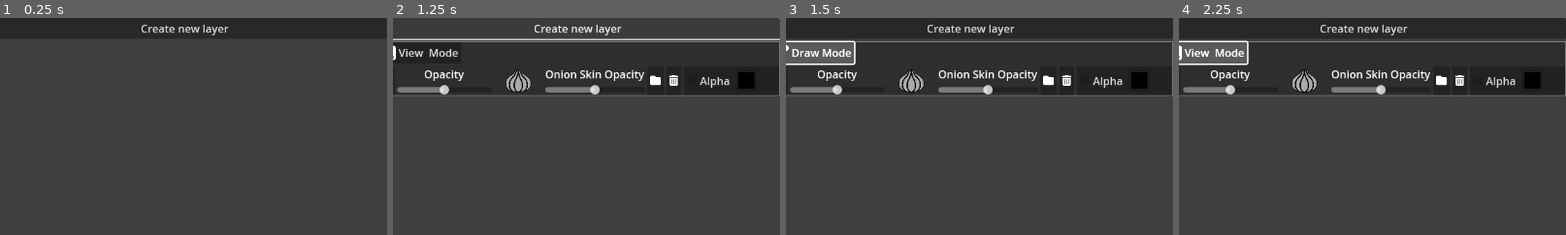
Above: before the commit, frames 1-4 (left to right).
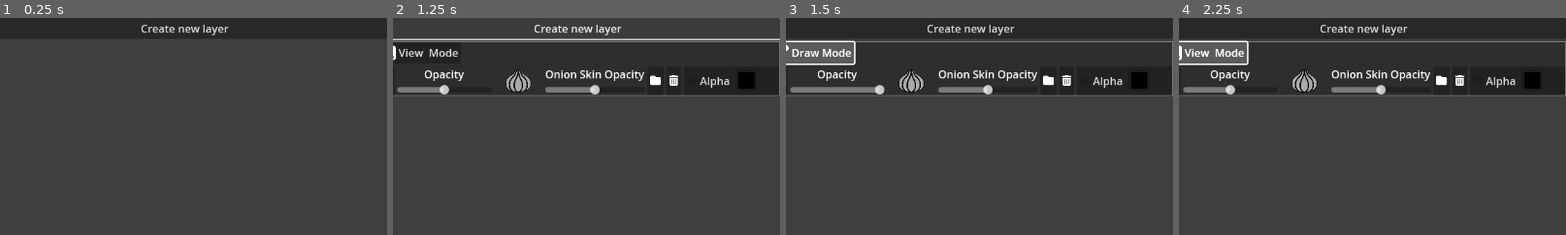
Above: after the commit, the same moments.

Repository: NectoT/GodotLayeredSlideshows
Game: Godot game, scene res://scenes/App.tscn
Same seed, same stepped clock (60 frames per second), same inputs: the game is played once before the commit and once after it.
Inputs:
- Up to frame 1 (0.25 s): no input
- Up to frame 2 (1.25 s): click "Create new layer" at 0.5 s
- Up to frame 3 (1.5 s): click "View Mode" at 1.25 s
- Up to frame 4 (2.25 s): click "Draw Mode" at 2 s
The pictures show only the part of the screen within x 50-100%, y 0-50%; the shares and areas given below are measured in that part.

Frames 1-2 are identical in both runs. In frame 3, 0.4% of the frame differs, in the area x 12-26%, y 30-36%; in frame 4, nothing differs.

Commit message:
Некоторые настройки слоя отдельны для разных режимов

Diff:
--- a/scenes/LayerConfig.tscn
+++ b/scenes/LayerConfig.tscn
@@ -25,7 +25,7 @@
 shader = ExtResource("2_k3qlg")
 shader_parameter/additional_brightness = 0.0
 
-[node name="LayerConfig" type="PanelContainer" node_paths=PackedStringArray("file_dialog", "visibility_button")]
+[node name="LayerConfig" type="PanelContainer" node_paths=PackedStringArray("file_dialog", "visibility_button", "opacity_slider", "onion_skin_button", "onion_skin_opacity_slider")]
 custom_minimum_size = Vector2(0, 50)
 offset_right = 423.0
 offset_bottom = 50.0
@@ -33,6 +33,9 @@
 script = ExtResource("1_ttgk4")
 file_dialog = NodePath("VBoxContainer/LowerSettings/DirectoryButton/FileDialog")
 visibility_button = NodePath("VBoxContainer/LowerSettings/VisibilityButton")
+opacity_slider = NodePath("VBoxContainer/LowerSettings/OpacityContainer/OpacitySlider")
+onion_skin_button = NodePath("VBoxContainer/LowerSettings/OnionButton")
+onion_skin_opacity_slider = NodePath("VBoxContainer/LowerSettings/OnionOpacityContainer/OnionOpacitySlider")
 
 [node name="VBoxContainer" type="VBoxContainer" parent="."]
 layout_mode = 2
--- a/ui/layer_settings.gd
+++ b/ui/layer_settings.gd
@@ -1,4 +1,9 @@
 class_name LayerConfig extends Control
+
+class ModeSettings:
+	var onion_skin_enabled = false
+	var onion_skin_opacity = 0.5
+	var opacity = 0.5
 
 signal layer_display_deleted
 signal layer_soloed
@@ -6,17 +11,40 @@
 @export var file_dialog: FileDialog
 @export var visibility_button: ToggleButton
 
-var layer: Layer
+@export var opacity_slider: HSlider
+@export var onion_skin_button: ToggleButton
+@export var onion_skin_opacity_slider: HSlider
+
+var layer: Layer:
+	set(value):
+		layer = value
+		if layer.mode == Layer.Mode.DRAW:
+			current_settings = draw_settings
+		else:
+			current_settings = view_settings
+
+var view_settings = ModeSettings.new()
+var draw_settings = ModeSettings.new()
+var current_settings = view_settings:
+	set(value):
+		current_settings = value
+		if layer != null:
+			_apply_settings(layer, value)
+			_sync_ui_with_settings(value)
 
 func _ready() -> void:
 	file_dialog.dir_selected.connect(_on_directory_selected)
+	draw_settings.opacity = 1
+	_sync_ui_with_settings(current_settings)
 
 
 func _on_opacity_slider_changed(value: float):
+	current_settings.opacity = value
 	layer.opacity = value
 
 
 func _on_onion_opacity_slider_changed(value: float):
+	current_settings.onion_skin_opacity = value
 	layer.onion_skin_opacity_step = 1 - value
 
 
@@ -29,6 +57,7 @@
 
 
 func _on_onion_button_toggled():
+	current_settings.onion_skin_enabled = !current_settings.onion_skin_enabled
 	layer.onion_skin_enabled = !layer.onion_skin_enabled
 
 
@@ -57,8 +86,24 @@
 func _on_mode_button_pressed():
 	if layer.mode == Layer.Mode.DRAW:
 		layer.mode = Layer.Mode.VIEW
+		current_settings = view_settings
 	else:
 		layer.mode = Layer.Mode.DRAW
+		current_settings = draw_settings
+
+
+func _apply_settings(layer: Layer, settings: ModeSettings):
+	layer.opacity = settings.opacity
+	layer.onion_skin_enabled = settings.onion_skin_enabled
+	layer.onion_skin_opacity_step = settings.onion_skin_opacity
+
+
+## Синхронизирует значения в UI-элементах, отвечающих за настройки, связанные
+## с режимом слоя
+func _sync_ui_with_settings(settings: ModeSettings):
+	opacity_slider.value = settings.opacity
+	onion_skin_button.enabled = settings.onion_skin_enabled
+	onion_skin_opacity_slider.value = settings.onion_skin_opacity
 
 
 func _process(delta: float) -> void:
